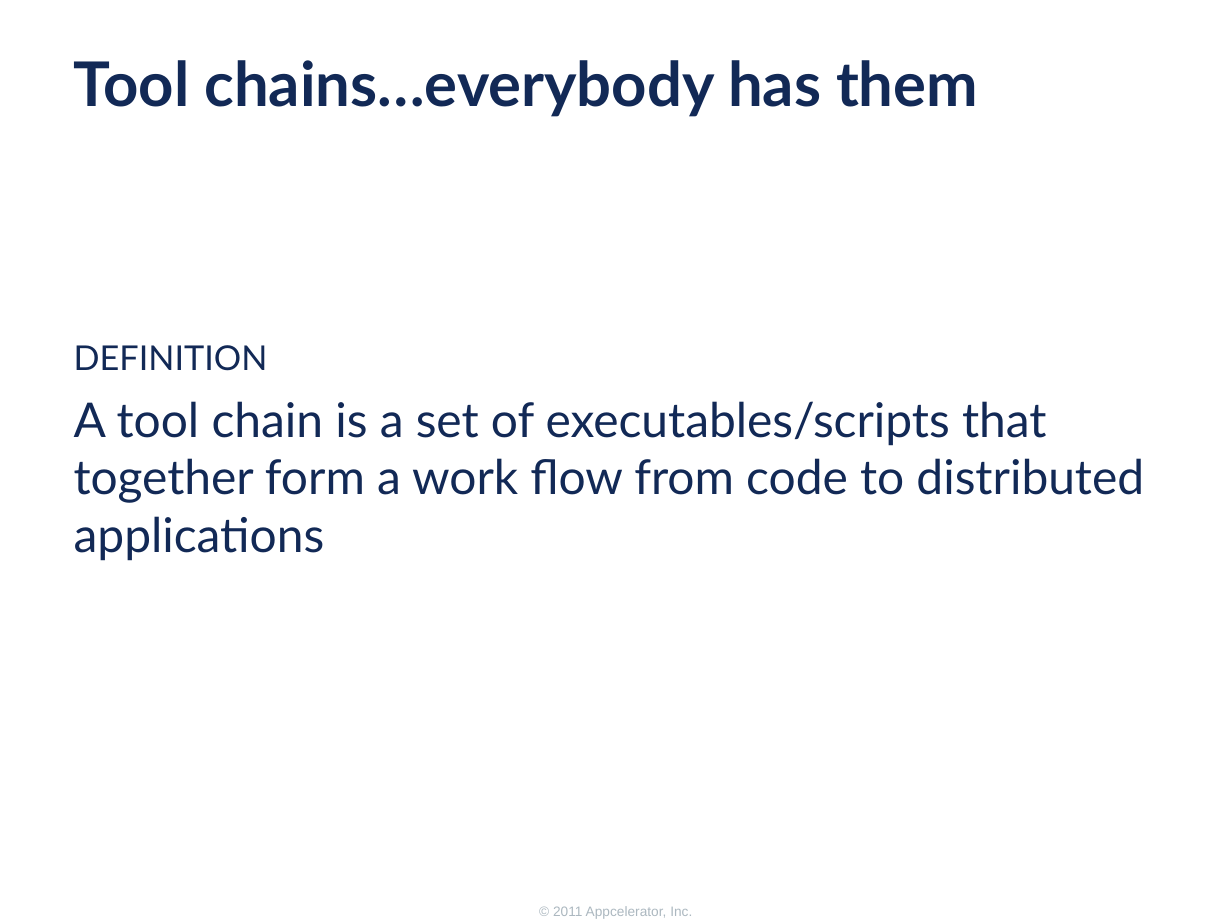
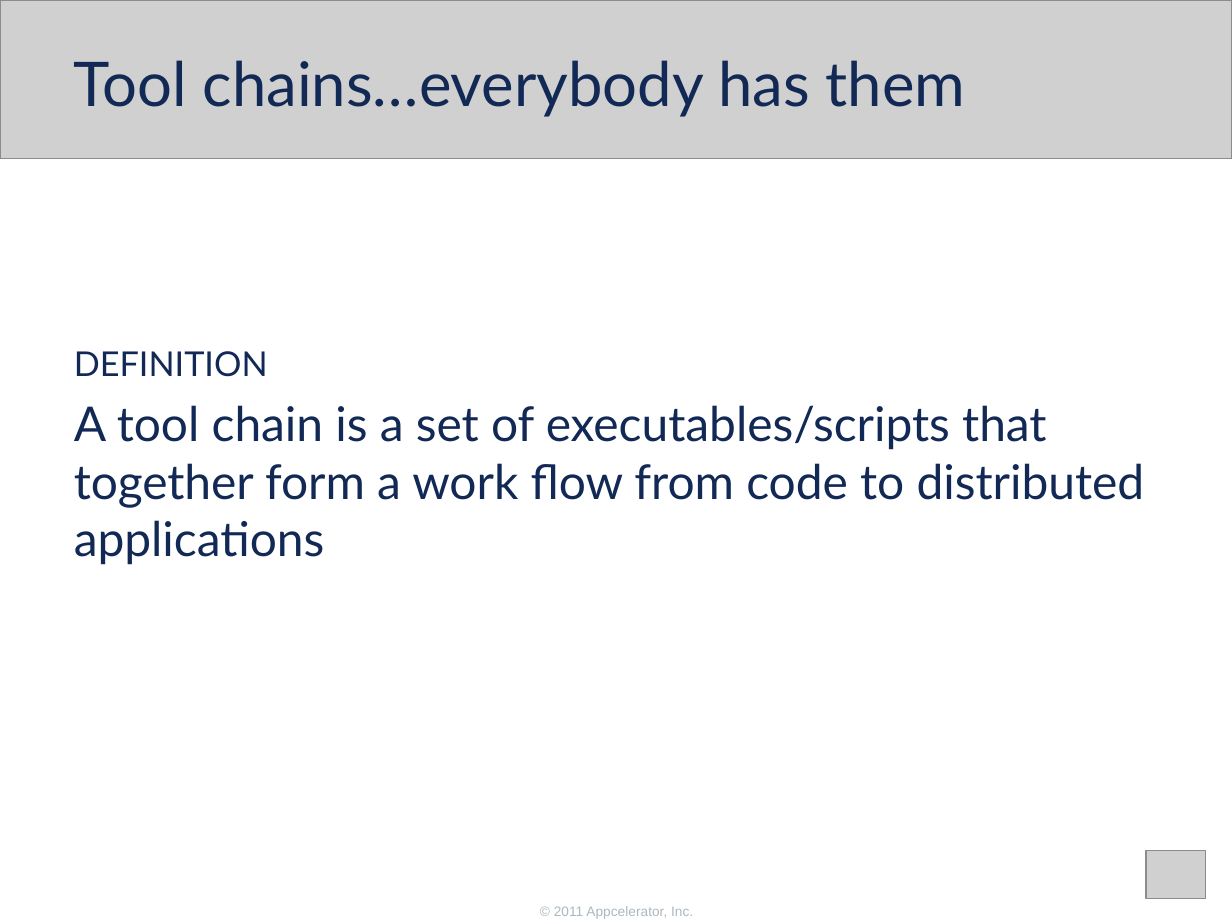
Before and after one commit to appcelerator-training-archive/tcad_certification, a slide deck: slide 4 of 210/210.ppt. Drawn at 1232x924 pixels with LibreOffice and Linux fonts; fonts in the diff are those of the drawing; grey boxes stand for pictures; background and template pictures are left out. Boxes give left, top, right and bottom in pixels: in the first picture for what was removed or moved away, otherwise in the second. Text is boxed around its words. In the diff, an @@ line names an element or a change of style, - is before the commit and + after.

```diff
--- a/210/210.ppt
+++ b/210/210.ppt
@@ picture added at bbox=[0, 0, 1232, 159] @@
@@ title "Tool chains…everybody has them" at bbox=[74, 60, 966, 117]: bold off; indent changed @@
@@ text "DEFINITION" at bbox=[74, 351, 1145, 565]: indent changed; more space between paragraphs; less space between paragraphs @@
@@ picture added at bbox=[1146, 850, 1205, 898] @@
@@ text removed at bbox=[553, 906, 692, 919] @@
-© 2011 Appcelerator, Inc.
@@ text added at bbox=[554, 906, 693, 919], 8 pt, text #ACB8C0 @@
+© 2011 Appcelerator, Inc.
```
Also in this commit, not shown: 30 other slides changed, 13 other files.
